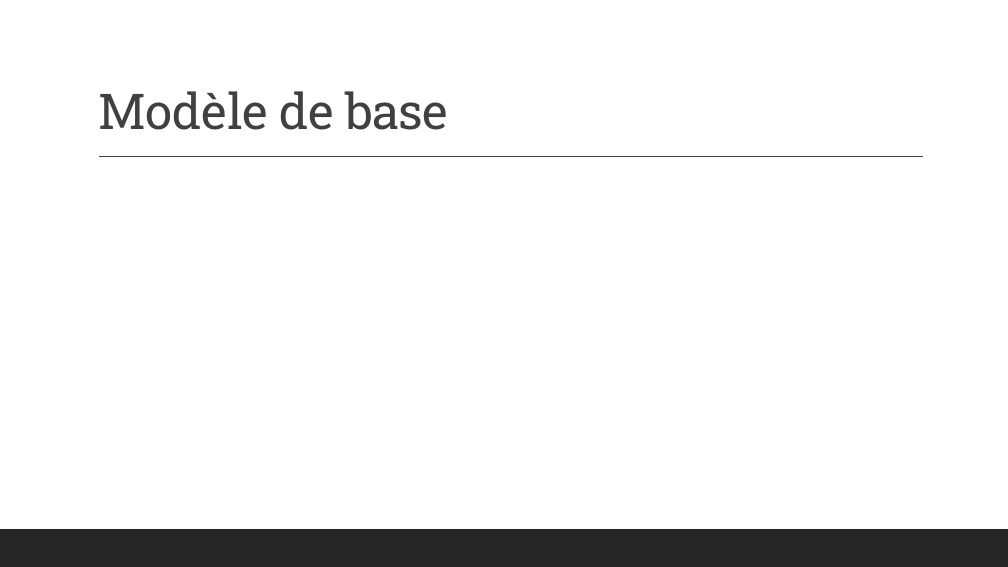
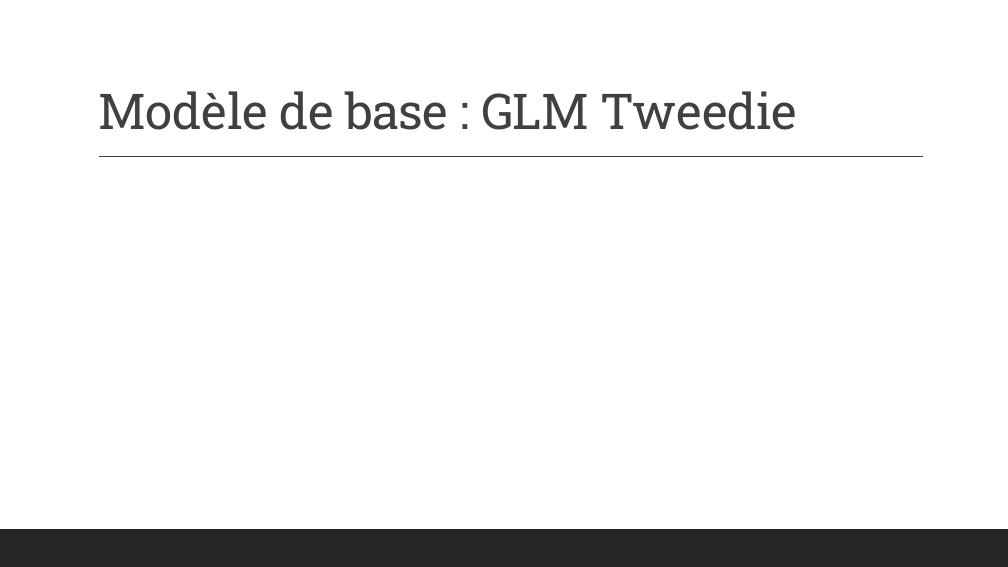
Before and after one commit to Dan-UL/PasDePlaziat, a slide deck: slide 9 of Final/Presentation_Equipe9.pptx. Drawn at 1008x567 pixels with LibreOffice and Linux fonts; fonts in the diff are those of the drawing. Boxes give left, top, right and bottom in pixels: in the first picture for what was removed or moved away, otherwise in the second. Text is boxed around its words. In the diff, an @@ line names an element or a change of style, - is before the commit and + after.

```diff
--- a/Final/Presentation_Equipe9.pptx
+++ b/Final/Presentation_Equipe9.pptx
@@ title at box(98, 91, 798, 130): text changed @@
-Modèle de base
+Modèle de base : GLM Tweedie
```
Also in this commit, not shown: 2 other slides changed.
